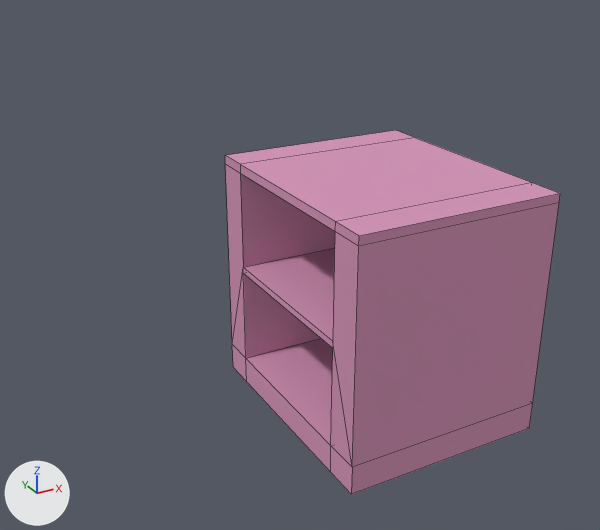
One commit to the OBJ model ProyectoFinal/ProyectoFinal/Models/Cajon/Mueble.obj: the scene before it, then after it.
Rendered twice from a camera (50 mm lens) standing at (-9.85, -4.81, 7.18) and looking at (-2.3, 8.93, 0.31). Every picture has the same lights, and +X, +Y and +Z are marked at lower left. Mesh edges are drawn as thin lines. Where no turn or scale is listed for an object, it has been applied to the vertices.

In view in the first picture: 'Mueble'.
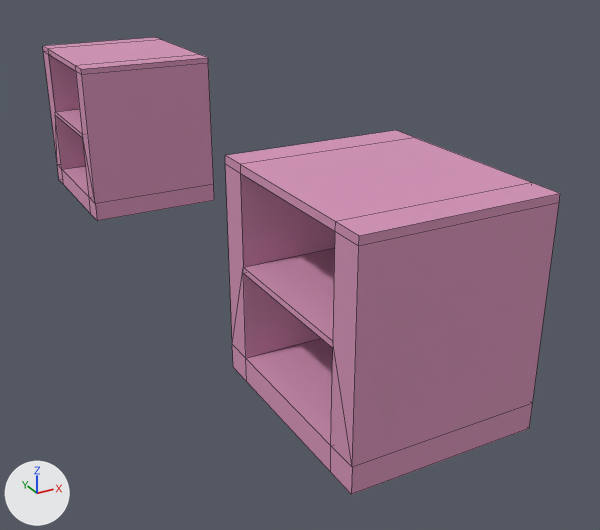
The newer file is also rescaled (x0.106), turned or shifted as a whole; pictures and numbers use the older file's frame.

Boxes (x1, y1, x2, y2) around the edits, measured in the pictures (600 x 530 px):
'Mueble', reshaped (54% wider, 25% taller): before (225, 130, 560, 495); after (43, 37, 560, 495)
part 1 of me_mueble, added (purple): after (43, 37, 214, 221)

Patch to the scene script:
```diff
--- a/ProyectoFinal/ProyectoFinal/Models/Cajon/Mueble.obj.py
+++ b/ProyectoFinal/ProyectoFinal/Models/Cajon/Mueble.obj.py
@@ mat_mueble1_lambert2sg @@
+mat_mueble1_lambert2sg = principled_material('Mueble1:lambert2SG')
+mat_mueble1_lambert2sg.texture = img_rosa_png
+mat_mueble1_lambert2sg.roughness = 1.0
@@ me_mueble @@
 me_mueble.from_pydata(...)  # 44 vertices, 42 faces; spans x -5.0..-1.89, y 2.61..6.35, z 0.0..3.67
 # used by ob_mueble; location = (0.0, 0.0, 0.0)
+# me_mueble part 1: the loose piece of 44 vertices spanning x -5.0..-1.89, y 2.61..6.35, z 0.0..3.67 is copied, and the copy is moved by (0.0, 11.69, 0.0), in mat_mueble1_lambert2sg (picture img_rosa_png); it spans x -5.0..-1.89, y 14.31..18.04, z 0.0..3.67
 me_mueble.materials.append(mat_lambert2sg)
+me_mueble.materials.append(mat_mueble1_lambert2sg)  # picture img_rosa_png
```
